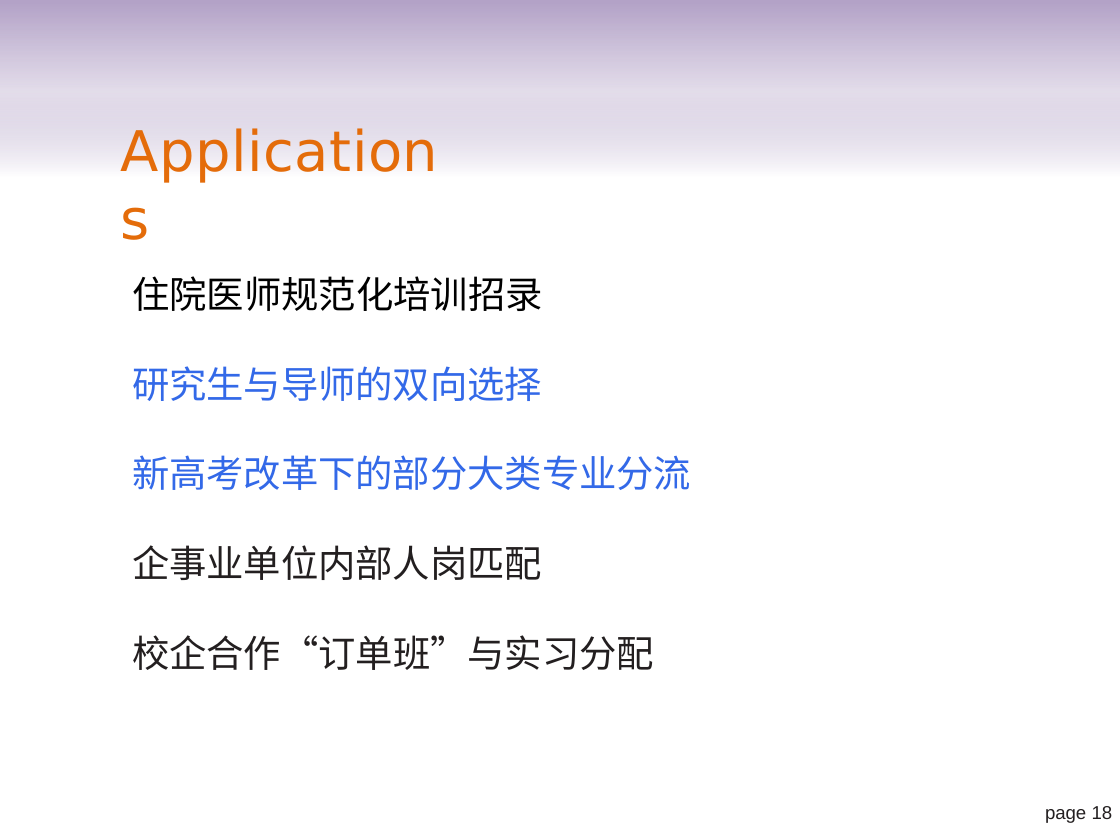
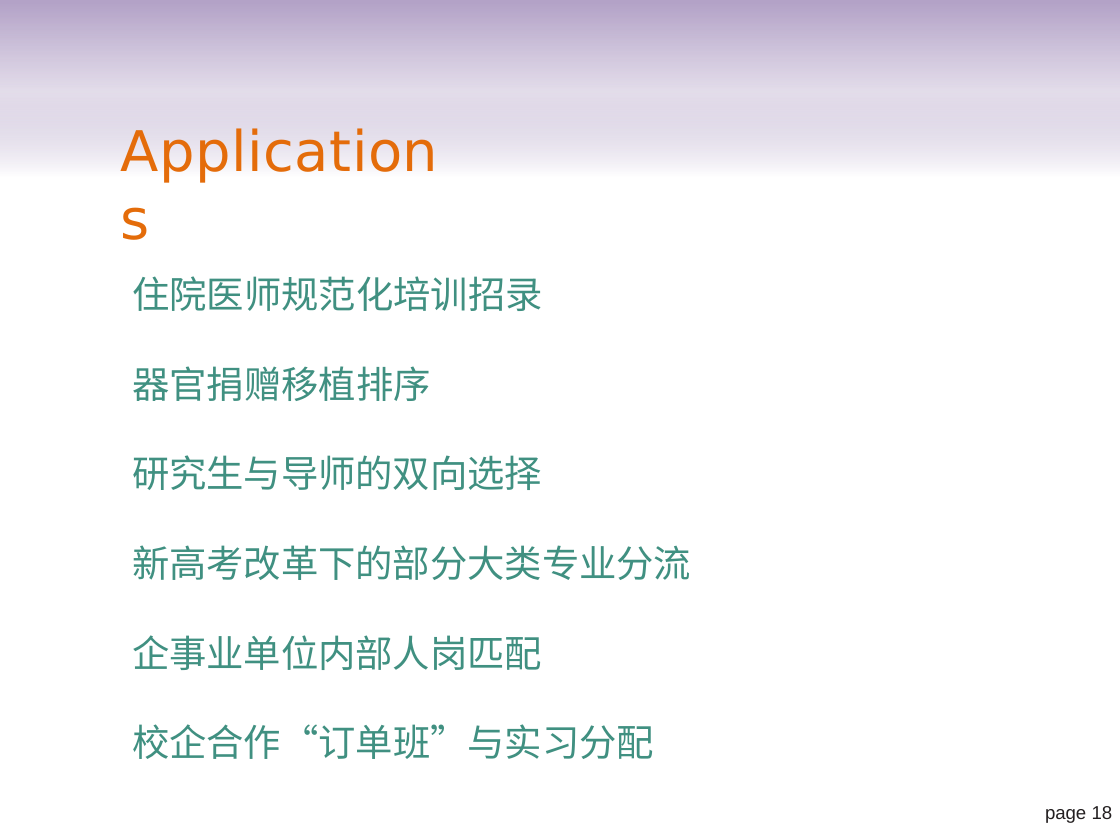
Before and after one commit to sparks5969/course-computational-economics, a slide deck: slide 18 of module2/module2_gale_shapley.pptx. Drawn at 1120x840 pixels with LibreOffice and Linux fonts; fonts in the diff are those of the drawing. Boxes give left, top, right and bottom in pixels: in the first picture for what was removed or moved away, otherwise in the second. Text is boxed around its words. In the diff, an @@ line names an element or a change of style, - is before the commit and + after.

```diff
--- a/module2/module2_gale_shapley.pptx
+++ b/module2/module2_gale_shapley.pptx
@@ text at bbox=[132, 276, 691, 759]: text colour #000000 to #409081 in "住院医师规范化培训招录"; text colour #3369E8 to #409081 in "研究生与导师的双向选择", "新高考改革下的部分大类专业分流"; text colour #231F20 to #409081 in "企事业单位内部人岗匹配", "校企合作“订单班”与实习分配" @@
@@ text at bbox=[132, 366, 431, 401]: paragraph added @@
+器官捐赠移植排序
```
Also in this commit, not shown: 55 other files.
